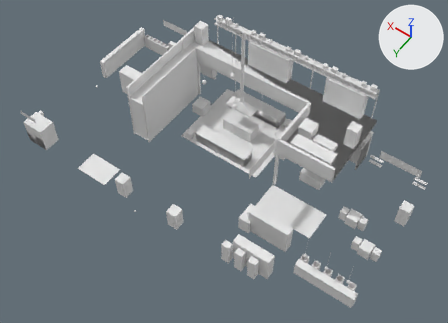
The FBX model Assets/Summit/Resources/Camp/LodgeB1.fbx: old version first, new version second.
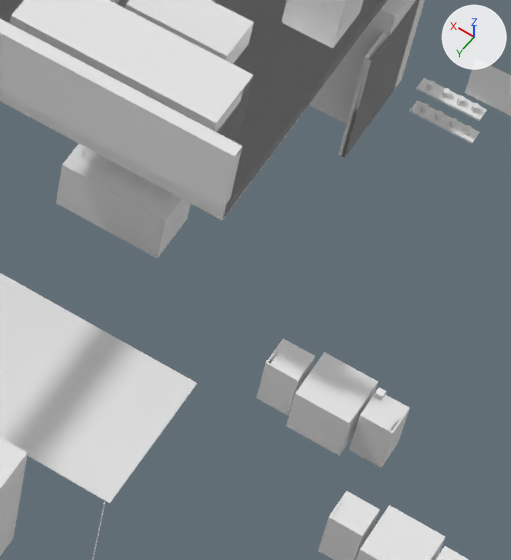
The first picture shows the older version from a 50 mm lens placed at (-18.8, 22.7, 35.8), pointed at (-3.9, 1.9, 3.1). The close-ups show the older and then the newer version on the part from 64% to 87% of the width and 43% to 77% of the height of that picture. Only the edits that show in the close-ups are written down. Lighting does not change. The marker at upper right points along +X, +Y and +Z. Where no turn or scale is listed for an object, it has been applied to the vertices.

The first close-up shows 'BLK_bistro__45', 'BLK_bistro__48', 'BLK_bistrochair__46', 'BLK_bistrochair__50', 'BLK_galrail__61', 'BLK_lowtable__93', 'BLK_sofa__91', 'BLK_table__15', 'FloorBoards', 'Runner', 'Steel_in', 'TAP_Style__13' and 13 more.
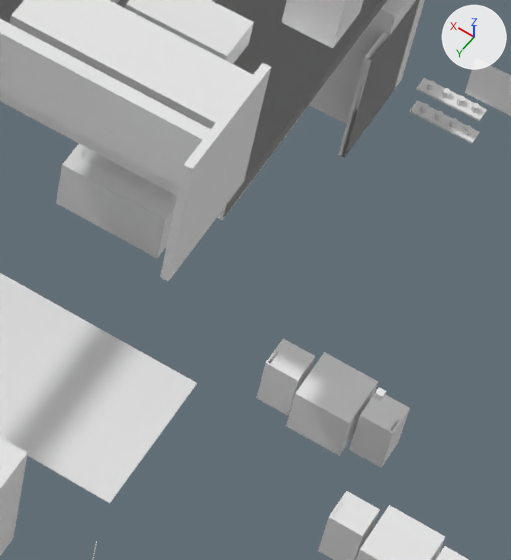
Changed parts and their boxes (x1, y1, x2, y2) in the close-ups (511 x 560 px):
'BLK_deckdoor__97', added
    after: (160, 62, 271, 282)

Patch to the scene script:
```diff
--- a/Assets/Summit/Resources/Camp/LodgeB1.fbx.py
+++ b/Assets/Summit/Resources/Camp/LodgeB1.fbx.py
@@ me_blk_deckdoor @@
+me_blk_deckdoor.from_pydata(...)  # a box spanning x -10.7..-10.58, y -0.95..0.95, z 3.8..6.1
+me_blk_deckdoor.materials.append(mat_helper)  # white #e7e7e7
@@ ob_blk_deckdoor__97 @@
+ob_blk_deckdoor__97 = bpy.data.objects.new('BLK_deckdoor__97', me_blk_deckdoor)
+ob_blk_deckdoor__97.location = (0.0, 0.0, 0.0)
```
